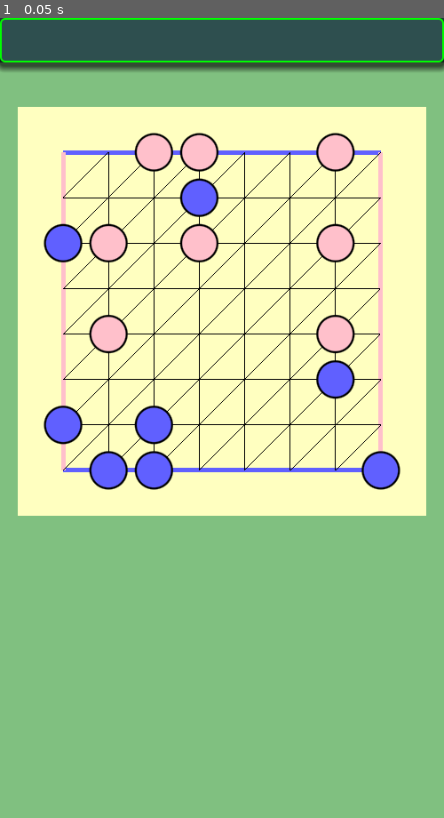
Above: before the commit, frame 1.
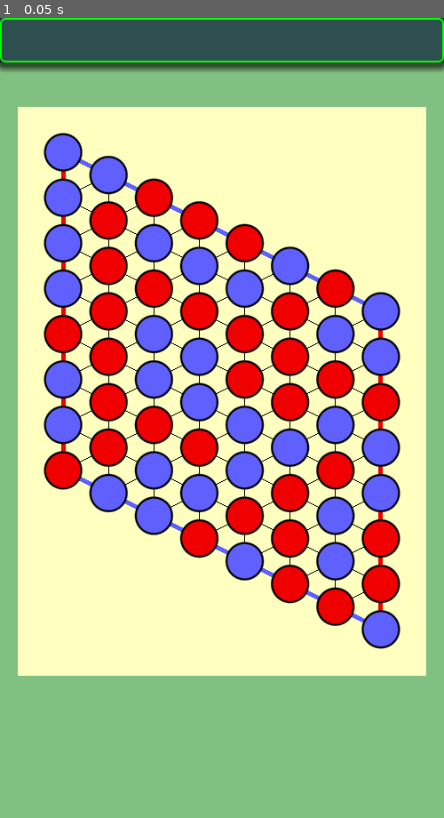
Above: after the commit, the same moment.

Repository: vivisuke/HexGame
Game: Godot game, scene res://main.tscn
Same seed, same stepped clock (60 frames per second), same inputs: the game is played once before the commit and once after it.
Inputs:
- Up to frame 1 (0.05 s): no input

The runs differ from the first frame. In frame 1, 40% of the frame differs, in the area x 3-97%, y 14-83%.

Commit message:
0015 ◎ C 01/23 01/23 0.001│ToDo│BoardRect：xyToPos() 追加 0016 ◎ C 01/23 01/23 0.001│ToDo│BD_WIDTH → N_HORZ にリネーム？

Diff:
--- a/hexgame/main.tscn
+++ b/hexgame/main.tscn
@@ -22,6 +22,6 @@
 offset_left = 20.0
 offset_top = 100.0
 offset_right = 480.0
-offset_bottom = 560.0
+offset_bottom = 740.0
 color = Color(1, 1, 0.752941, 1)
 script = ExtResource("3_gwnx1")
--- a/hexgame/scripts/Board.gd
+++ b/hexgame/scripts/Board.gd
@@ -4,9 +4,9 @@
 enum {
 	EMPTY = 0, BLACK, WHITE, WALL
 }
-const BD_WIDTH = 8
-const ARY_WIDTH = BD_WIDTH + 1
-const ARY_HEIGHT = BD_WIDTH + 2
+const N_HORZ = 8
+const ARY_WIDTH = N_HORZ + 1
+const ARY_HEIGHT = N_HORZ + 2
 const ARY_SIZE = ARY_WIDTH * ARY_HEIGHT
 #const col_str = ".XO#"
 const col_str = ". X O # "
@@ -14,22 +14,30 @@
 
 #var m_cells = []
 var m_cells : PackedByteArray
+var m_visited : PackedByteArray		# 0 for 未探索 or 空欄、1以上 for 島id
 
 func xyToIndex(x, y): return (y+1)*ARY_WIDTH + x
 
 func _init():
 	m_cells.resize(ARY_SIZE)
 	m_cells.fill(WALL)
-	for y in range(BD_WIDTH):
-		for x in range(BD_WIDTH):
+	m_visited.resize(ARY_SIZE)
+	for y in range(N_HORZ):
+		for x in range(N_HORZ):
 			m_cells[xyToIndex(x, y)] = EMPTY
 func print():
-	for y in range(BD_WIDTH):
+	for y in range(N_HORZ):
 		var txt = ""
-		for x in range(BD_WIDTH):
+		for x in range(N_HORZ):
 			txt += col_str.substr(m_cells[xyToIndex(x, y)]*2, 2)
 			#txt += "%d"%m_cells[xyToIndex(x, y)]
 			#print(m_cells[i])
+		print(txt)
+func print_visited():
+	for y in range(N_HORZ):
+		var txt = ""
+		for x in range(N_HORZ):
+			txt += "%3d"%m_visited[xyToIndex(x, y)]
 		print(txt)
 func get_col(x, y):
 	return m_cells[xyToIndex(x, y)]
@@ -41,14 +49,39 @@
 	m_cells[xyToIndex(x, y)] = WHITE
 func sel_move_random() -> Vector2:
 	var lst : PackedVector2Array
-	for y in range(BD_WIDTH):
-		for x in range(BD_WIDTH):
+	for y in range(N_HORZ):
+		for x in range(N_HORZ):
 			if m_cells[xyToIndex(x, y)] == EMPTY: lst.push_back(Vector2(x, y))
 	print("lst.size = ", lst.size())
 	if lst.size() != 0:
 		return lst[randi() % lst.size()]
 	else:
 		return Vector2(-1, -1)
+func check_connected_sub(ix, col, id):		# 深さ優先探索
+	m_visited[ix] = id
+	if m_cells[ix-ARY_WIDTH] == col && m_visited[ix-ARY_WIDTH] == 0:
+		check_connected_sub(ix-ARY_WIDTH, col, id)
+	if m_cells[ix-ARY_WIDTH+1] == col && m_visited[ix-ARY_WIDTH+1] == 0:
+		check_connected_sub(ix-ARY_WIDTH+1, col, id)
+	if m_cells[ix-1] == col && m_visited[ix-1] == 0:
+		check_connected_sub(ix-1, col, id)
+	if m_cells[ix+1] == col && m_visited[ix+1] == 0:
+		check_connected_sub(ix+1, col, id)
+	if m_cells[ix+ARY_WIDTH-1] == col && m_visited[ix+ARY_WIDTH-1] == 0:
+		check_connected_sub(ix+ARY_WIDTH-1, col, id)
+	if m_cells[ix+ARY_WIDTH] == col && m_visited[ix+ARY_WIDTH] == 0:
+		check_connected_sub(ix+ARY_WIDTH, col, id)
+func check_connected():
+	m_visited.fill(0)
+	var id = 0
+	for y in range(N_HORZ):
+		for x in range(N_HORZ):
+			var ix = xyToIndex(x, y)
+			var col = m_cells[ix]
+			if (col == BLACK || col == WHITE) && m_visited[ix] == 0:
+				id += 1
+				check_connected_sub(ix, col, id)
+
 func _ready():
 	pass # Replace with function body.
 func _process(delta):
--- a/hexgame/scripts/board_rect.gd
+++ b/hexgame/scripts/board_rect.gd
@@ -1,14 +1,17 @@
 extends ColorRect
 
-const WHITE_COL = Color("pink")
+#const WHITE_COL = Color("pink")
+const WHITE_COL = Color("#f00000")
 const BLACK_COL = Color("#6060ff")
+const N_HORZ = Board.N_HORZ
+const N_VERT = Board.N_HORZ
+var CELL_WD = self.size.x / (Board.N_HORZ+1)
+var X0 = CELL_WD
+var Y0 = CELL_WD
+var GRID_WD = CELL_WD * (Board.N_HORZ-1)
+var GRID_HT = CELL_WD * (Board.N_HORZ-1)
 
 var bd
-var CELL_WD = self.size.x / (Board.BD_WIDTH+1)
-var X0 = CELL_WD
-var Y0 = CELL_WD
-var GRID_WD = CELL_WD * (Board.BD_WIDTH-1)
-var GRID_HT = CELL_WD * (Board.BD_WIDTH-1)
 
 # Called when the node enters the scene tree for the first time.
 func _ready():
@@ -16,27 +19,32 @@
 	pass # Replace with function body.
 
 func xyToPos(x, y):
-	return Vector2(X0+CELL_WD*x, Y0+CELL_WD*y)
+	return Vector2(X0+CELL_WD*x, Y0+CELL_WD*y+CELL_WD*x/2.0)
 func draw_stone(x, y, b):
 	#var col = Color("#6060ff") if b else Color("pink")
 	var col = BLACK_COL if b else WHITE_COL
 	draw_circle(xyToPos(x, y), CELL_WD*0.4, col)
 	draw_circle(xyToPos(x, y), CELL_WD*0.4, Color.BLACK, false, 1.0, true)
 func _draw():
-	const FR_WD = 5.0
-	draw_line(Vector2(X0, Y0), Vector2(X0+GRID_WD, Y0), BLACK_COL, FR_WD)
-	draw_line(Vector2(X0, Y0+GRID_HT), Vector2(X0+GRID_WD, Y0+GRID_HT), BLACK_COL, FR_WD)
-	draw_line(Vector2(X0, Y0), Vector2(X0, Y0+GRID_HT), WHITE_COL, FR_WD)
-	draw_line(Vector2(X0+GRID_WD, Y0), Vector2(X0+GRID_WD, Y0+GRID_HT), WHITE_COL, FR_WD)
 	#draw_rect(Rect2(X0, Y0, GRID_WD, GRID_HT), Color.BLACK, false, 3.0)
-	const BWD = Board.BD_WIDTH
+	const BWD = Board.N_HORZ
 	for i in range(1, BWD-1):
 		var t = Y0 + i * CELL_WD
-		draw_line(Vector2(X0, t), Vector2(X0+GRID_WD, t), Color.BLACK)
-		draw_line(Vector2(t, Y0), Vector2(t, Y0+GRID_HT), Color.BLACK)
-		draw_line(Vector2(X0, t), Vector2(t, Y0), Color.BLACK)
-		draw_line(Vector2(t, Y0+GRID_HT), Vector2(X0+GRID_WD, t), Color.BLACK)
-	draw_line(Vector2(X0, Y0+GRID_HT), Vector2(X0+GRID_WD, Y0), Color.BLACK)		# 主対角線
+		draw_line(xyToPos(0, i), xyToPos(N_HORZ-1, i), Color.BLACK)
+		draw_line(xyToPos(i, 0), xyToPos(i, N_VERT-1), Color.BLACK)
+		draw_line(xyToPos(0, i), xyToPos(i, 0), Color.BLACK)
+		draw_line(xyToPos(i, N_VERT-1), xyToPos(N_HORZ-1, i), Color.BLACK)
+		#draw_line(Vector2(X0, t), Vector2(X0+GRID_WD, t), Color.BLACK)
+		#draw_line(Vector2(t, Y0), Vector2(t, Y0+GRID_HT), Color.BLACK)
+		#draw_line(Vector2(X0, t), Vector2(t, Y0), Color.BLACK)
+		#draw_line(Vector2(t, Y0+GRID_HT), Vector2(X0+GRID_WD, t), Color.BLACK)
+	draw_line(xyToPos(0, N_VERT-1), xyToPos(N_HORZ-1, 0), Color.BLACK)		# 主対角線
+	#draw_line(Vector2(X0, Y0+GRID_HT), Vector2(X0+GRID_WD, Y0), Color.BLACK)		# 主対角線
+	const FR_WD = 5.0
+	draw_line(xyToPos(0, 0), xyToPos(N_HORZ-1, 0), BLACK_COL, FR_WD)
+	draw_line(xyToPos(0, N_VERT-1), xyToPos(N_HORZ-1, N_VERT-1), BLACK_COL, FR_WD)
+	draw_line(xyToPos(0, 0), xyToPos(0, N_VERT-1), WHITE_COL, FR_WD)
+	draw_line(xyToPos(N_HORZ-1, 0), xyToPos(N_HORZ-1, N_VERT-1), WHITE_COL, FR_WD)
 	#draw_stone(1, 0, true)
 	#draw_stone(1, 1, true)
 	#draw_stone(2, 0, false)
--- a/hexgame/scripts/main.gd
+++ b/hexgame/scripts/main.gd
@@ -9,13 +9,15 @@
 	#bd.put_white(1, 0)
 	#bd.print()
 	var next = Board.BLACK
-	#for i in range(Board.BD_WIDTH * Board.BD_WIDTH):
-	for i in range(16):
+	#for i in range(Board.N_HORZ * Board.N_HORZ):
+	for i in range(64):
 		var pos = bd.sel_move_random()
 		print("put pos = ", pos)
 		bd.put_col(pos.x, pos.y, next)
 		next = (Board.BLACK + Board.WHITE) - next
 	bd.print()
+	bd.check_connected()
+	bd.print_visited()
 	pass # Replace with function body.
 
 func _process(delta):
Not shown, changed: HexGame.spr
